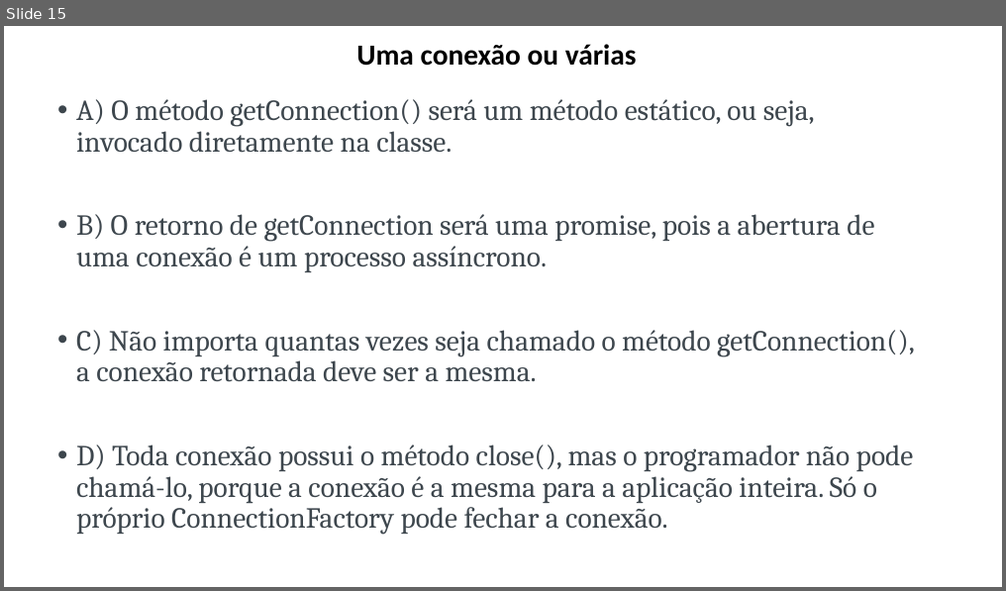
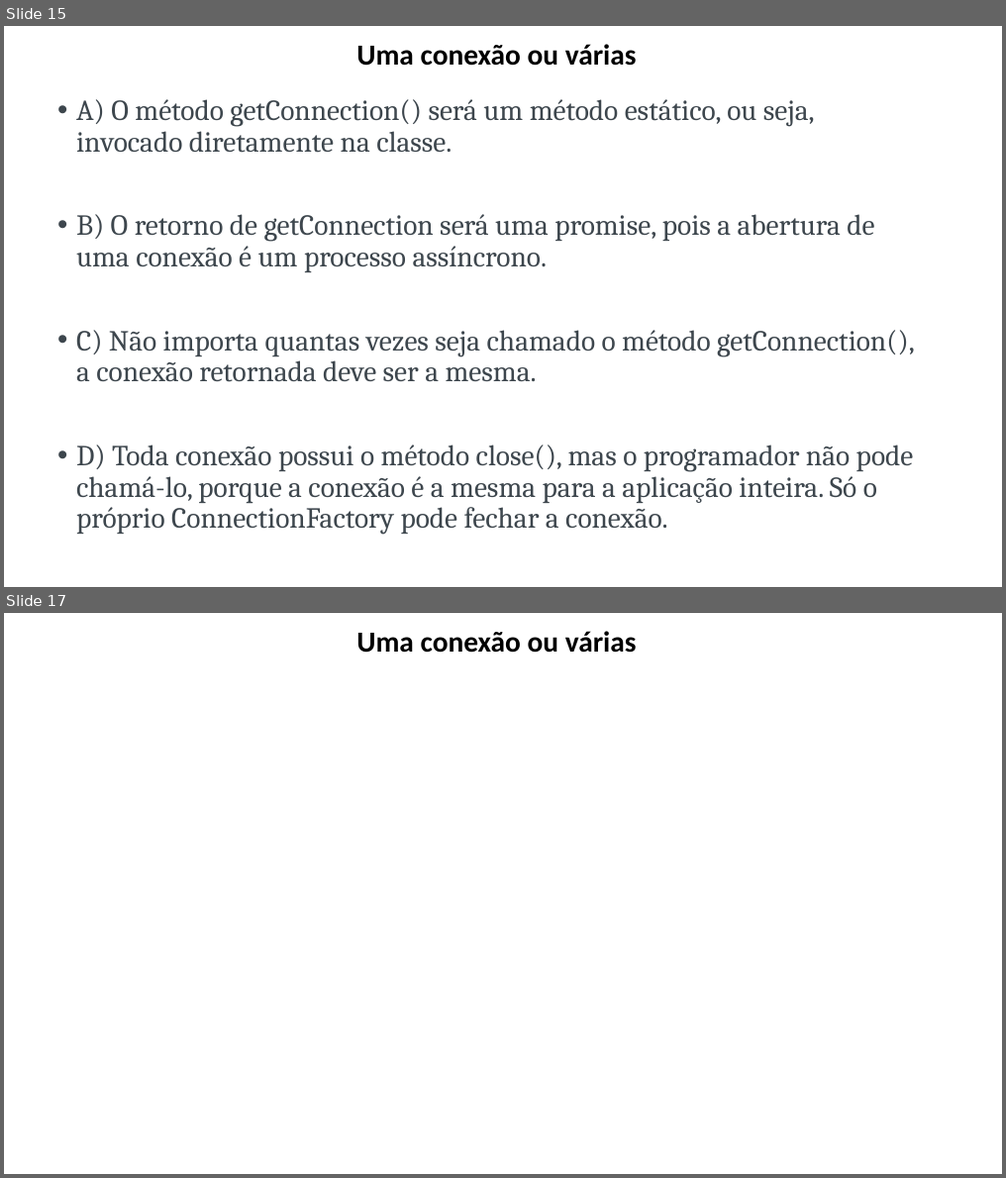
Before and after one commit to lacsousa/js-es6-oo-pp-avanc1, a slide deck: docs/JS Avançado 1-2-3-resumo.pptx. Shown one above the other, each under a label of ours: slide 15 before the commit, slides 15 and 17 after it; the slides between them are not shown. The pictures are 1006x591 and 1006x1178 pixels, drawn with LibreOffice and Linux fonts; fonts in the diff are those of the drawing. Boxes give left, top, right and bottom in pixels: in the first picture for what was removed or moved away, otherwise in the second. Text is boxed around its words. In the diff, an @@ line names an element or a change of style, - is before the commit and + after.

```diff
--- a/docs/JS Avançado 1-2-3-resumo.pptx
+++ b/docs/JS Avançado 1-2-3-resumo.pptx
@@ slide 17 added at <box>4,613,1002,1174</box>, background #FFFFFF @@
@@ title added at <box>356,631,637,653</box>, 28 pt, text #000000, bold @@
+Uma conexão ou várias
```
Also in this commit, not shown: 1 other file.
